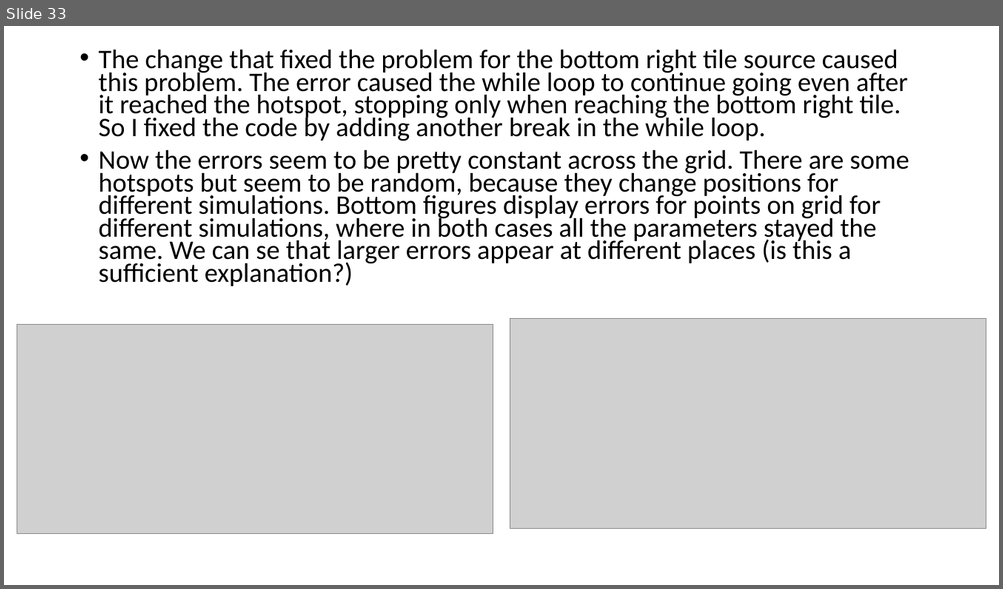
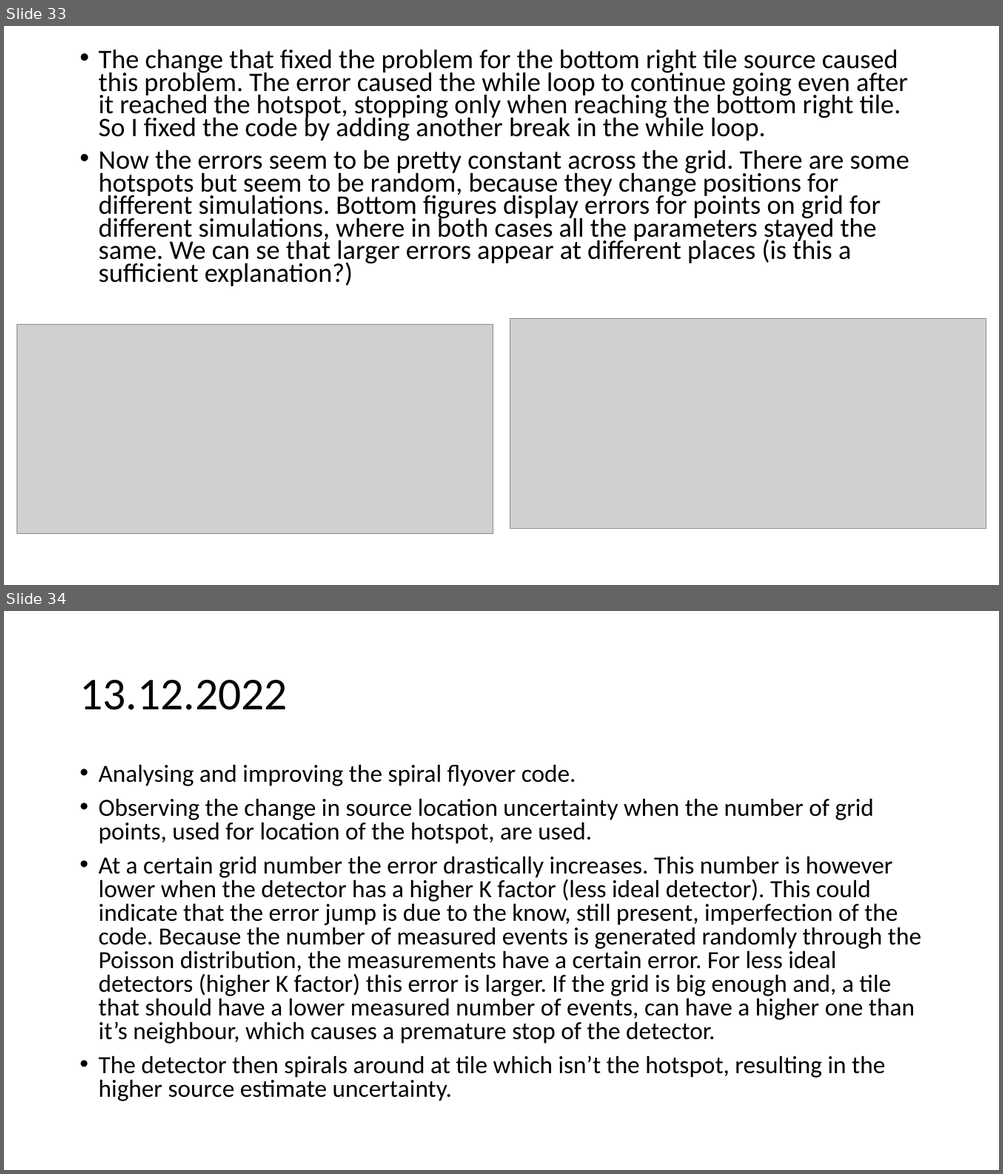
Before and after one commit to urhtrinko/DroneRadioactivity_student_job, a slide deck: reports/work_diary.pptx. Shown one above the other, each under a label of ours: slide 33 before the commit, slides 33 and 34 after it. The pictures are 1003x589 and 1003x1174 pixels, drawn with LibreOffice and Linux fonts; fonts in the diff are those of the drawing; grey boxes stand for pictures. Boxes give left, top, right and bottom in pixels: in the first picture for what was removed or moved away, otherwise in the second. Text is boxed around its words. In the diff, an @@ line names an element or a change of style, - is before the commit and + after.

```diff
--- a/reports/work_diary.pptx
+++ b/reports/work_diary.pptx
@@ slide 34 added at [4,611,999,1170], background #FFFFFF @@
@@ title added at [79,680,287,710], 44 pt, text #000000 @@
+13.12.2022
@@ text added at [99,765,921,1102], 23.8 pt, text #000000 @@
+• Analysing and improving the spiral flyover code.
+• Observing the change in source location uncertainty when the number of grid points, used for location of the hotspot, are used.
+• At a certain grid number the error drastically increases. This number is however lower when the detector has a higher K factor (less ideal detector). This could indicate that the error jump is due to the know, still present, imperfection of the code. Because the number of measured events is generated randomly through the Poisson distribution, the measurements have a certain error. For less ideal detectors (higher K factor) this error is larger. If the grid is big enough and, a tile that should have a lower measured number of events, can have a higher one than it’s neighbour, which causes a premature stop of the detector.
+• The detector then spirals around at tile which isn’t the hotspot, resulting in the higher source estimate uncertainty.
```
Also in this commit, not shown: 1 slide changed, 2 other slides added.
